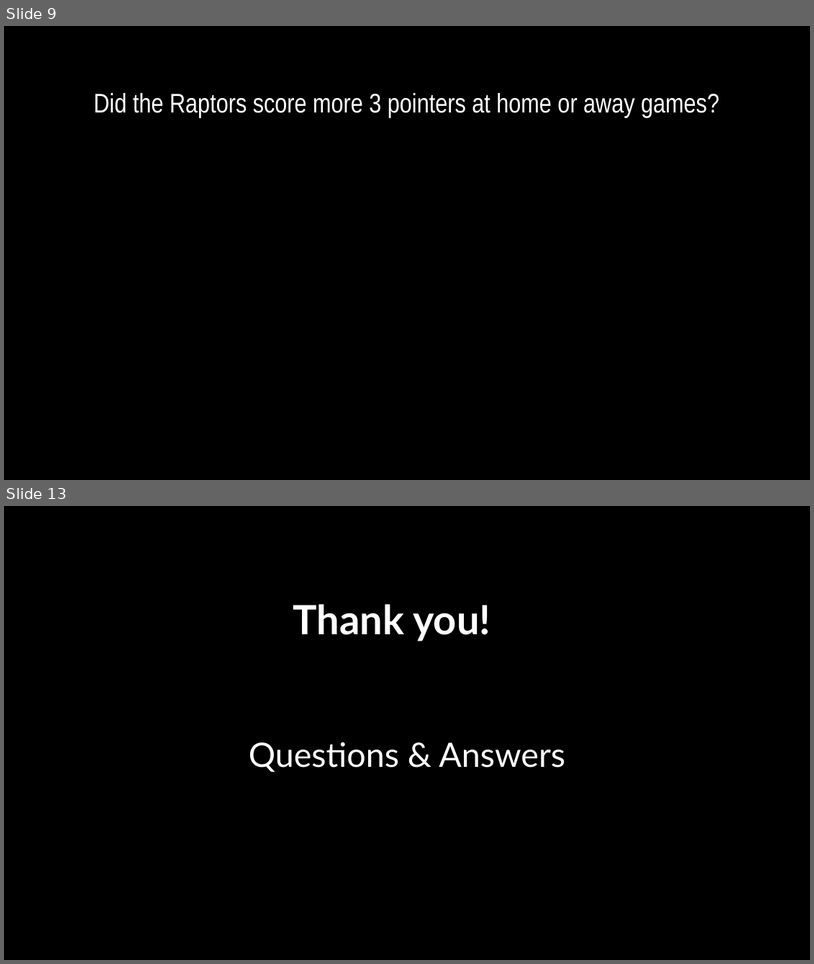
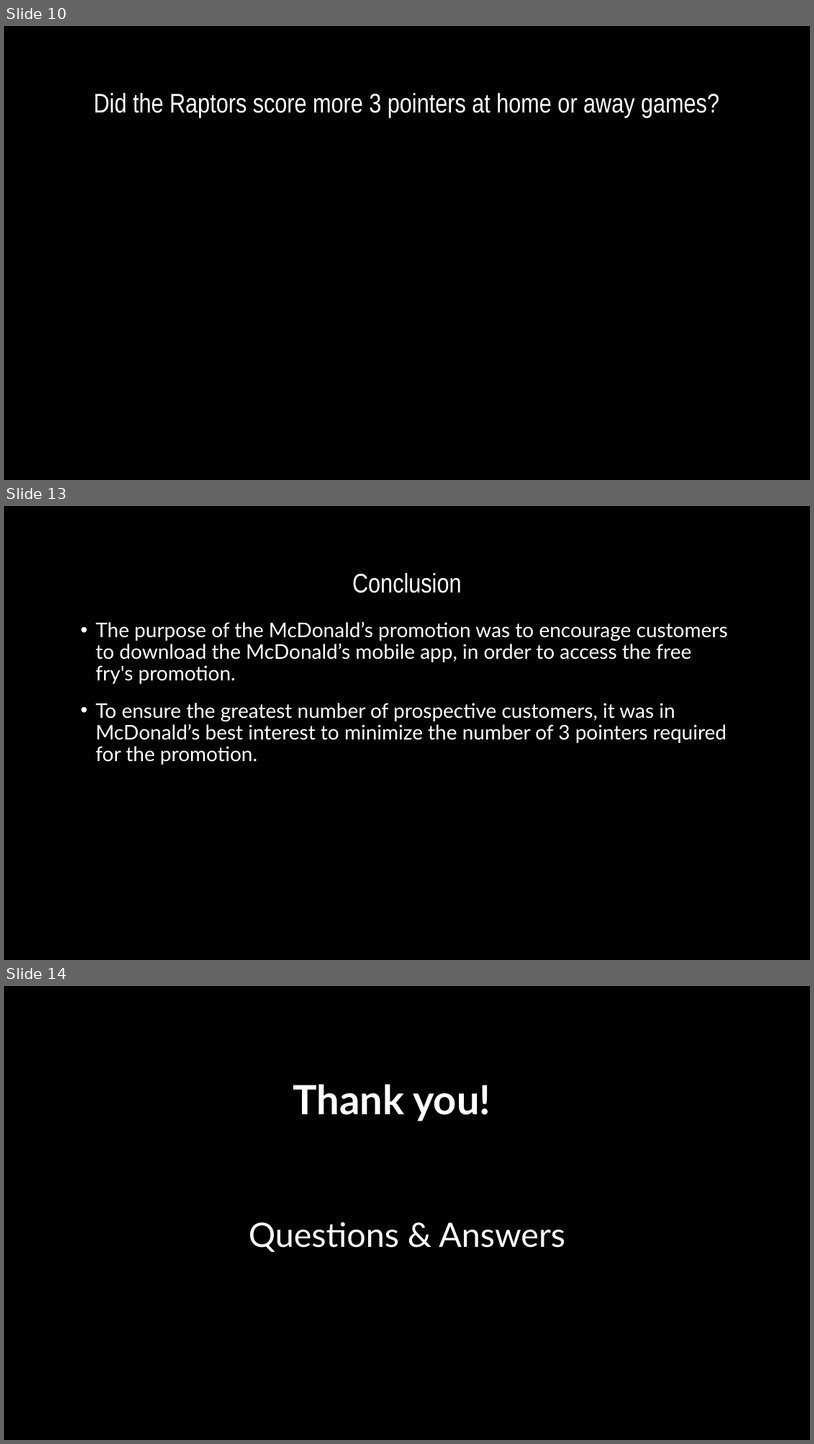
Before and after one commit to jferna73/project-one-, a slide deck: How to feed a hungry pack of Raptors.pptx. Shown one above the other, each under a label of ours: slides 9 and 13 before the commit, slides 10, 13 and 14 after it; the slides between them are not shown. The pictures are 814x964 and 814x1444 pixels, drawn with LibreOffice and Linux fonts; fonts in the diff are those of the drawing; background and template pictures are left out. Boxes give left, top, right and bottom in pixels: in the first picture for what was removed or moved away, otherwise in the second. Text is boxed around its words. In the diff, an @@ line names an element or a change of style, - is before the commit and + after.

```diff
--- a/How to feed a hungry pack of Raptors.pptx
+++ b/How to feed a hungry pack of Raptors.pptx
@@ slide 13 added at (x1=4, y1=506, x2=810, y2=960), background picture (left out) @@
@@ title added at (x1=352, y1=573, x2=461, y2=593), 32 pt, text #FFFFFF @@
+Conclusion
@@ text added at (x1=95, y1=622, x2=728, y2=764), 24 pt, text #FFFFFF @@
+• The purpose of the McDonald’s promotion was to encourage customers to download the McDonald’s mobile app, in order to access the free fry's promotion.
+• To ensure the greatest number of prospective customers, it was in McDonald’s best interest to minimize the number of 3 pointers required for the promotion.
@@ what was slide 9 is now slide 10 @@
@@ what was slide 13 is now slide 14 @@
```
Also in this commit, not shown: 7 slides changed, 1 other slide added, 1 slide removed.
